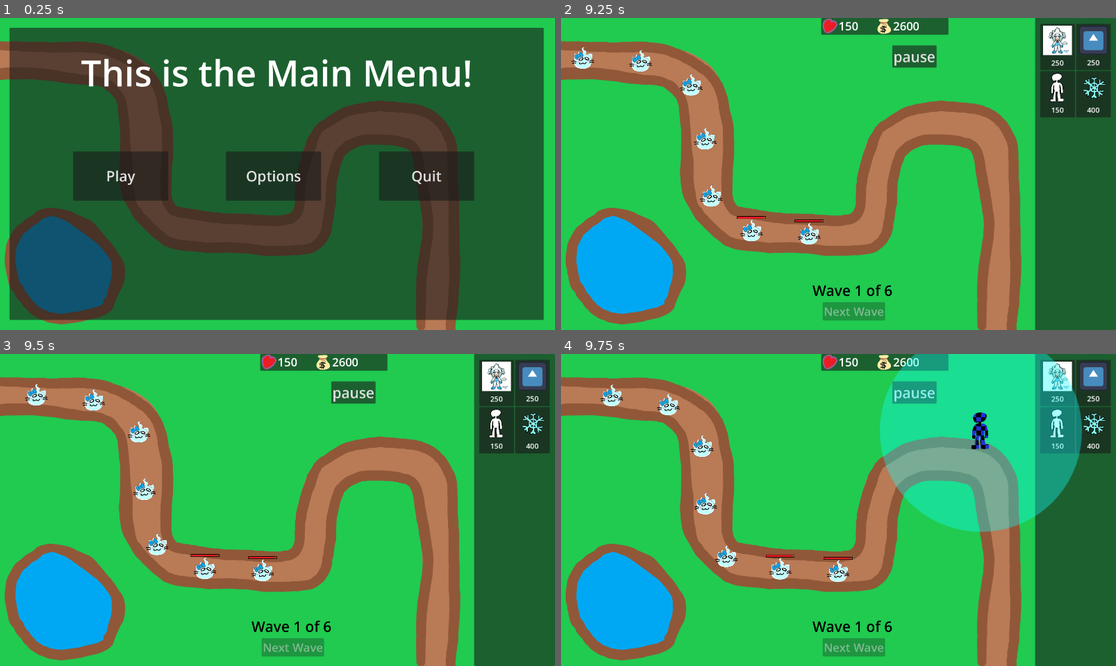
Above: before the commit, frames 1-4 (two rows, left to right).
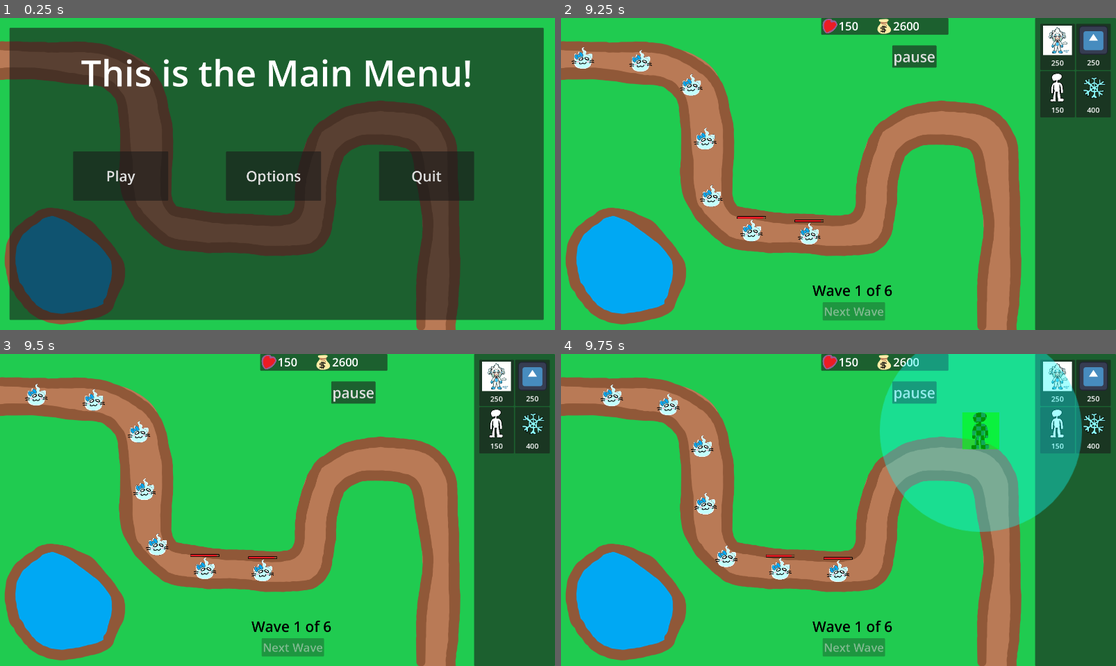
Above: after the commit, the same moments.

Repository: VitaminTree/Minki-Tower-Defense
Game: Godot game, scene res://UI/MainMenu.tscn
Same seed, same stepped clock (60 frames per second), same inputs: the game is played once before the commit and once after it. The engine's default icon, where the game draws it, is replaced by a stand-in: a white triangle on a blue panel in a dark square.
Inputs (mouse positions are in pixels of both pictures, inside the frame that each line leads up to):
- Up to frame 1 (0.25 s): no input
- Up to frame 2 (9.25 s): click "Play" at 0.5 s; click "Next Wave" at 1.25 s; click "pause" at 2 s; click "Continue" at 2.75 s; drag from (1054, 46) to (894, 105) at 3.52 s; drag from (894, 105) to (810, 236) at 4.27 s; click (894, 80) at 5 s; move the mouse to (1093, 46) at 5.77 s; click (1093, 46) at 5.92 s; drag from (1054, 92) to (672, 127) at 6.52 s; drag from (672, 127) to (866, 174) at 7.27 s; click (688, 99) at 8 s; click (672, 99) at 8.75 s
- Up to frame 3 (9.5 s): no input
- Up to frame 4 (9.75 s): drag from (1093, 428) to (755, 432) at 9.52 s

Frames 1-3 are identical in both runs. In frame 4, 0.8% of the frame differs, in the area x 72-79%, y 18-31%.

Commit message:
Fixed specialty towers not applying upgrades
Towers that override the basic attack function also needed to include a loop to iterate through the upgrades on the tower.

Diff:
--- a/Towers/FreezingMinki.gd
+++ b/Towers/FreezingMinki.gd
@@ -13,3 +13,6 @@
 	dart.global_position = origin.global_position
 	dart.look_at(tgt.global_position)
 	dart.rotate(offset)
+
+	for item in upgrades:
+		item.buff_projectile(dart)
--- a/Towers/FreezingMinki.tscn
+++ b/Towers/FreezingMinki.tscn
@@ -30,16 +30,10 @@
 axis_stretch_vertical = 1
 modulate_color = Color(0.14902, 0.188235, 0.823529, 1)
 
-[node name="FreezingMinki" type="StaticBody2D" node_paths=PackedStringArray("rangeHitbox", "projectileOrigin", "timer", "contextMenu", "spriteOutline", "equipMenu")]
+[node name="FreezingMinki" type="StaticBody2D"]
 input_pickable = true
 script = ExtResource("1_5q48e")
 projectile = ExtResource("2_8gw5k")
-rangeHitbox = NodePath("BulletRange")
-projectileOrigin = NodePath("BulletOrigin")
-timer = NodePath("BulletCooldown")
-contextMenu = NodePath("TowerMenu")
-spriteOutline = NodePath("OutlineShader")
-equipMenu = NodePath("EquipMenu")
 
 [node name="TowerShape" type="CollisionShape2D" parent="."]
 shape = SubResource("RectangleShape2D_6r78o")
@@ -88,7 +82,6 @@
 one_shot = true
 
 [node name="Area" type="Panel" parent="."]
-visible = false
 modulate = Color(1, 1, 1, 0.694118)
 anchors_preset = 8
 anchor_left = 0.5
--- a/Towers/IceMinki.gd
+++ b/Towers/IceMinki.gd
@@ -15,3 +15,6 @@
 		dart.global_position = origin.global_position
 		dart.look_at(tgt.global_position)
 		dart.rotate(angle)
+
+		for item in upgrades:
+			item.buff_projectile(dart)
--- a/Towers/IceMinki.tscn
+++ b/Towers/IceMinki.tscn
@@ -23,16 +23,10 @@
 shader_parameter/inside = false
 shader_parameter/add_margins = true
 
-[node name="IceMinkiTower" type="StaticBody2D" node_paths=PackedStringArray("rangeHitbox", "projectileOrigin", "timer", "contextMenu", "spriteOutline", "equipMenu")]
+[node name="IceMinkiTower" type="StaticBody2D"]
 input_pickable = true
 script = ExtResource("1_0cejt")
 projectile = ExtResource("2_hnokn")
-rangeHitbox = NodePath("BulletRange")
-projectileOrigin = NodePath("BulletOrigin")
-timer = NodePath("BulletCooldown")
-contextMenu = NodePath("TowerMenu")
-spriteOutline = NodePath("OutlineShader")
-equipMenu = NodePath("EquipMenu")
 
 [node name="TowerShape" type="CollisionShape2D" parent="."]
 position = Vector2(-0.5, 0)
